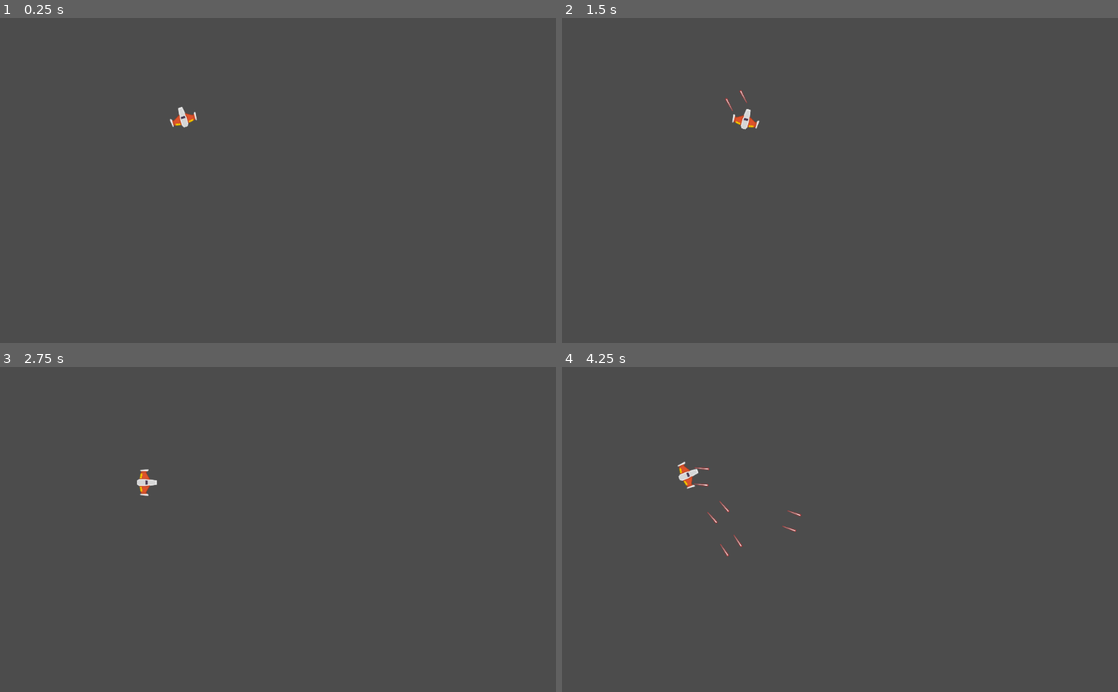
Above: before the commit, frames 1-4 (two rows, left to right).
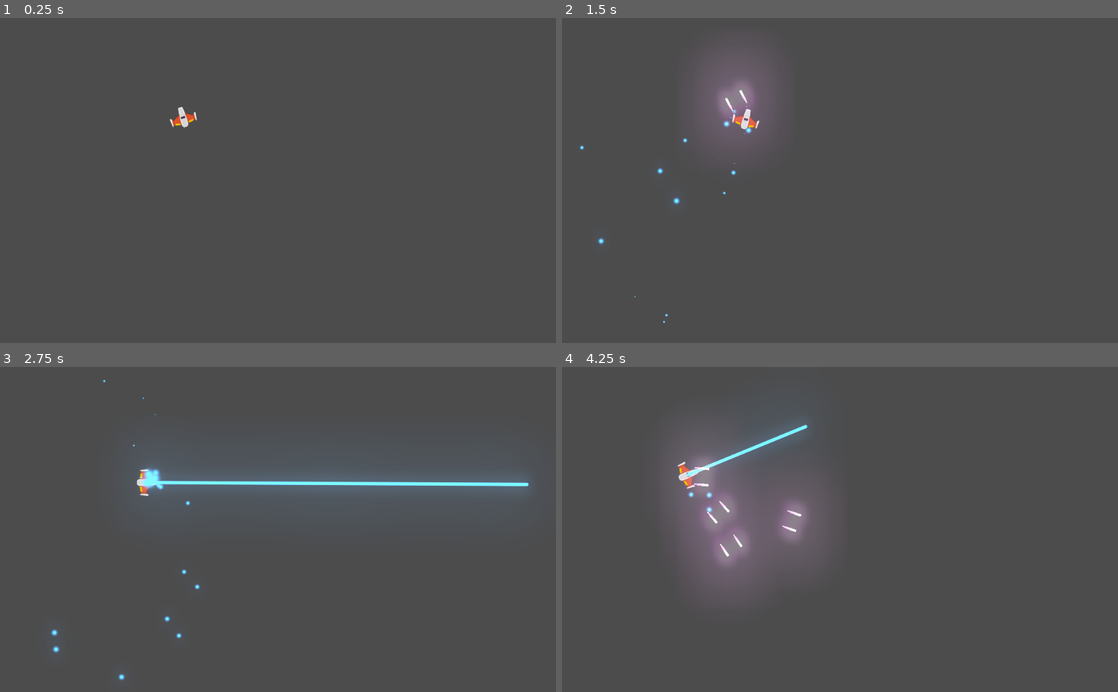
Above: after the commit, the same moments.

Repository: pascualSilvestri/Meteoro_godot
Game: Godot game, scene res://juego/Niveles/NivelTest.tscn
Two runs of this game, one before a commit and one after it. Both use one fixed random seed, a clock stepped at 60 frames per second and the inputs below.
Inputs:
- Up to frame 1 (0.25 s): no input
- Up to frame 2 (1.5 s): hold D (mover_derecha) 0.53-1.28 s; hold Keypad 1 (disparo_segundario, bound only after the commit) 0.53-1.28 s; hold S (mover_atras) from 1.28 s (still down); tap Space (disparo_principal) at 1.35 s
- Up to frame 3 (2.75 s): tap Keypad 1 (disparo_segundario, bound only after the commit) at 1.55 s; release S (mover_atras) at 2.03 s; hold D (mover_derecha) from 2.03 s (still down); hold Keypad 1 (disparo_segundario, bound only after the commit) from 2.03 s (still down)
- Up to frame 4 (4.25 s): release D (mover_derecha) at 2.78 s; release Keypad 1 (disparo_segundario, bound only after the commit) at 2.78 s; hold W (mover_frente) 2.78-3.53 s; tap Keypad 1 (disparo_segundario, bound only after the commit) at 2.85, 3.8 s; hold A (mover_izquierda) from 3.53 s (still down); hold Space (disparo_principal) from 3.53 s (still down)

The runs differ from the first frame. In frame 2, 2.2% of the frame differs, in the area x 3-37%, y 13-94%; in frame 3, 4.8%; in frame 4, 7.8%, in the area x 20-46%, y 16-68%.

Commit message:
disparo 3 con luces

Diff:
--- a/default_bus_layout.tres
+++ b/default_bus_layout.tres
@@ -5,5 +5,5 @@
 bus/1/solo = false
 bus/1/mute = false
 bus/1/bypass_fx = false
-bus/1/volume_db = -23.0919
+bus/1/volume_db = -11.4624
 bus/1/send = "Master"
--- a/default_env.tres
+++ b/default_env.tres
@@ -3,5 +3,6 @@
 [sub_resource type="ProceduralSky" id=1]
 
 [resource]
-background_mode = 2
+background_mode = 4
 background_sky = SubResource( 1 )
+glow_enabled = true
--- a/juego/Naves/Players/Player.gd
+++ b/juego/Naves/Players/Player.gd
@@ -13,8 +13,11 @@
 
 #Metodos
 
-func _ready() -> void:
-	pass
+func _unhandled_input(event: InputEvent) -> void:
+	if event.is_action_pressed("disparo_segundario"):
+		laser.set_is_casting(true)
+	if event.is_action_released("disparo_segundario"):
+		laser.set_is_casting(false)
 
 
 func _integrate_forces(state: Physics2DDirectBodyState) -> void:
--- a/juego/Naves/Proyectiles/Laser/LaserBeam2D.gd
+++ b/juego/Naves/Proyectiles/Laser/LaserBeam2D.gd
@@ -18,7 +18,7 @@
 onready var casting_particles := $CastingParticles2D
 onready var collision_particles := $CollisionParticles2D
 onready var beam_particles := $BeamParticles2D
-
+onready var laser:AudioStreamPlayer2D =$AudioStreamPlayer2D
 onready var line_width: float = fill.width
 
 
@@ -36,10 +36,12 @@
 	is_casting = cast
 
 	if is_casting:
+		laser.play()
 		cast_to = Vector2.ZERO
 		fill.points[1] = cast_to
 		appear()
 	else:
+		laser.stop()
 		collision_particles.emitting = false
 		disappear()
 
@@ -48,8 +50,6 @@
 	casting_particles.emitting = is_casting
 
 
-# Controls the emission of particles and extends the Line2D to `cast_to` or the ray's
-# collision point, whichever is closest.
 func cast_beam() -> void:
 	var cast_point := cast_to
 
--- a/juego/Naves/Proyectiles/Laser/LaserBeam2D.tscn
+++ b/juego/Naves/Proyectiles/Laser/LaserBeam2D.tscn
@@ -1,7 +1,8 @@
-[gd_scene load_steps=12 format=2]
+[gd_scene load_steps=13 format=2]
 
 [ext_resource path="res://juego/Naves/Proyectiles/Laser/LaserBeam2D.gd" type="Script" id=1]
 [ext_resource path="res://juego/Naves/Proyectiles/Laser/glowing_circle.png" type="Texture" id=2]
+[ext_resource path="res://juego/musica/laser.wav" type="AudioStream" id=3]
 
 [sub_resource type="Gradient" id=1]
 offsets = PoolRealArray( 0.582915, 1 )
@@ -66,6 +67,7 @@
 
 [node name="FillLine2D" type="Line2D" parent="."]
 modulate = Color( 1.5, 1.5, 1.5, 1 )
+scale = Vector2( 0.5, 0.5 )
 points = PoolVector2Array( 0, 0, 100, 0 )
 default_color = Color( 0.301961, 0.65098, 1, 1 )
 texture_mode = 2
@@ -109,3 +111,7 @@
 texture = ExtResource( 2 )
 
 [node name="Tween" type="Tween" parent="."]
+
+[node name="AudioStreamPlayer2D" type="AudioStreamPlayer2D" parent="."]
+stream = ExtResource( 3 )
+bus = "disparo"
--- a/juego/Naves/Proyectiles/Proyectil.tscn
+++ b/juego/Naves/Proyectiles/Proyectil.tscn
@@ -12,6 +12,7 @@
 script = ExtResource( 2 )
 
 [node name="Sprite" type="Sprite" parent="."]
+modulate = Color( 9.03, 5.6, 27, 1 )
 rotation = 1.5708
 texture = ExtResource( 1 )
 
--- a/juego/Niveles/NivelTest.tscn
+++ b/juego/Niveles/NivelTest.tscn
@@ -1,10 +1,14 @@
-[gd_scene load_steps=3 format=2]
+[gd_scene load_steps=4 format=2]
 
 [ext_resource path="res://juego/Naves/Players/Player.tscn" type="PackedScene" id=1]
 [ext_resource path="res://juego/Niveles/Nivel.gd" type="Script" id=2]
+[ext_resource path="res://default_env.tres" type="Environment" id=3]
 
 [node name="NivelTest" type="Node2D"]
 script = ExtResource( 2 )
 
 [node name="Player" parent="." instance=ExtResource( 1 )]
 position = Vector2( 337, 183 )
+
+[node name="WorldEnvironment" type="WorldEnvironment" parent="."]
+environment = ExtResource( 3 )
--- a/project.godot
+++ b/project.godot
@@ -29,7 +29,7 @@
 "language": "GDScript",
 "path": "res://juego/Naves/Proyectiles/Proyectil.gd"
 }, {
-"base": "Reference",
+"base": "RayCast2D",
 "class": "RayoLaser",
 "language": "GDScript",
 "path": "res://juego/Naves/Proyectiles/Laser/LaserBeam2D.gd"
@@ -88,6 +88,12 @@
 , Object(InputEventKey,"resource_local_to_scene":false,"resource_name":"","device":0,"alt":false,"shift":false,"control":false,"meta":false,"command":false,"pressed":false,"scancode":0,"physical_scancode":16777350,"unicode":0,"echo":false,"script":null)
  ]
 }
+disparo_segundario={
+"deadzone": 0.5,
+"events": [ Object(InputEventKey,"resource_local_to_scene":false,"resource_name":"","device":0,"alt":false,"shift":false,"control":false,"meta":false,"command":false,"pressed":false,"scancode":0,"physical_scancode":16777351,"unicode":0,"echo":false,"script":null)
+, Object(InputEventKey,"resource_local_to_scene":false,"resource_name":"","device":0,"alt":false,"shift":false,"control":false,"meta":false,"command":false,"pressed":false,"scancode":0,"physical_scancode":67,"unicode":0,"echo":false,"script":null)
+ ]
+}
 
 [physics]
 
Not shown, added: juego/musica/laser.wav.import
Not shown, added: juego/musica/laser.wav
